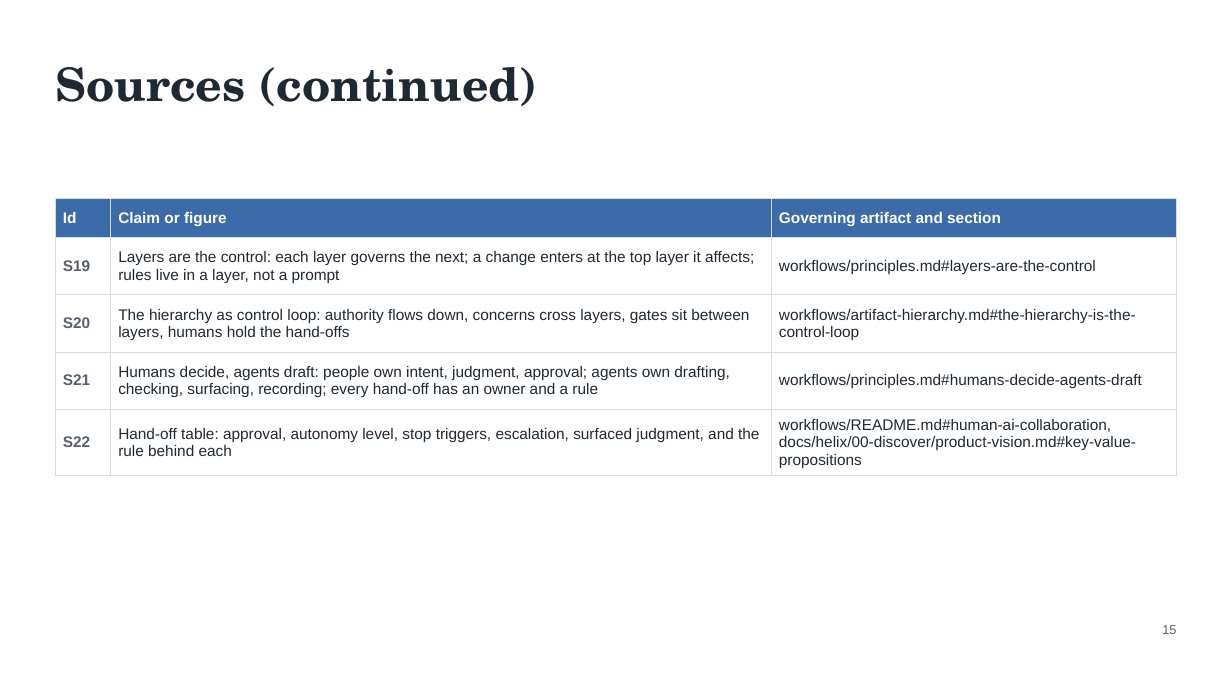
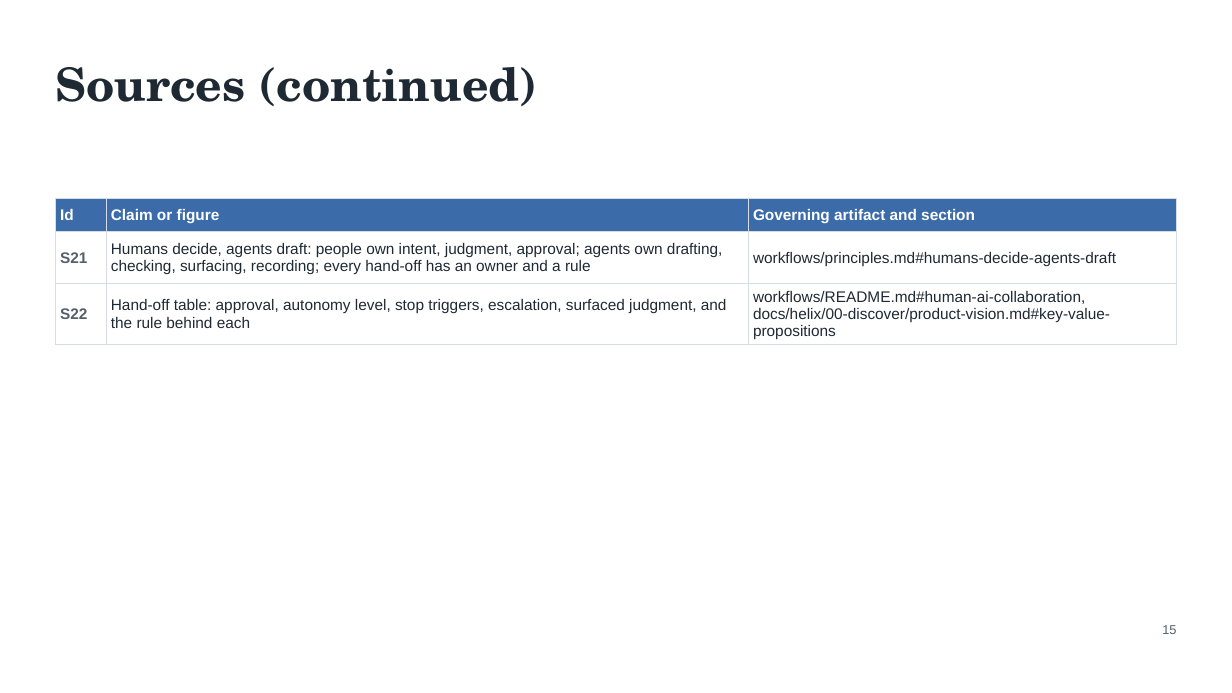
Before and after one commit to DocumentDrivenDX/helix, a slide deck: slide 15 of docs/helix/06-iterate/deliverables/assets/DEL-001-helix-evaluation-deck.pptx. Drawn at 1232x693 pixels with LibreOffice and Linux fonts; fonts in the diff are those of the drawing. Boxes give left, top, right and bottom in pixels: in the first picture for what was removed or moved away, otherwise in the second. Text is boxed around its words. In the diff, an @@ line names an element or a change of style, - is before the commit and + after.

```diff
--- a/docs/helix/06-iterate/deliverables/assets/DEL-001-helix-evaluation-deck.pptx
+++ b/docs/helix/06-iterate/deliverables/assets/DEL-001-helix-evaluation-deck.pptx
@@ table at (55, 199, 1177, 343) @@
-row 2: S19 | Layers are the control: each layer governs the next; a change enters at the top layer it affects; rules live in a layer, not a prompt | workflows/principles.md#layers-are-the-control
-row 3: S20 | The hierarchy as control loop: authority flows down, concerns cross layers, gates sit between layers, humans hold the hand-offs | workflows/artifact-hierarchy.md#the-hierarchy-is-the-control-loop
```
Also in this commit, not shown: 13 other slides changed, 5 other files.
